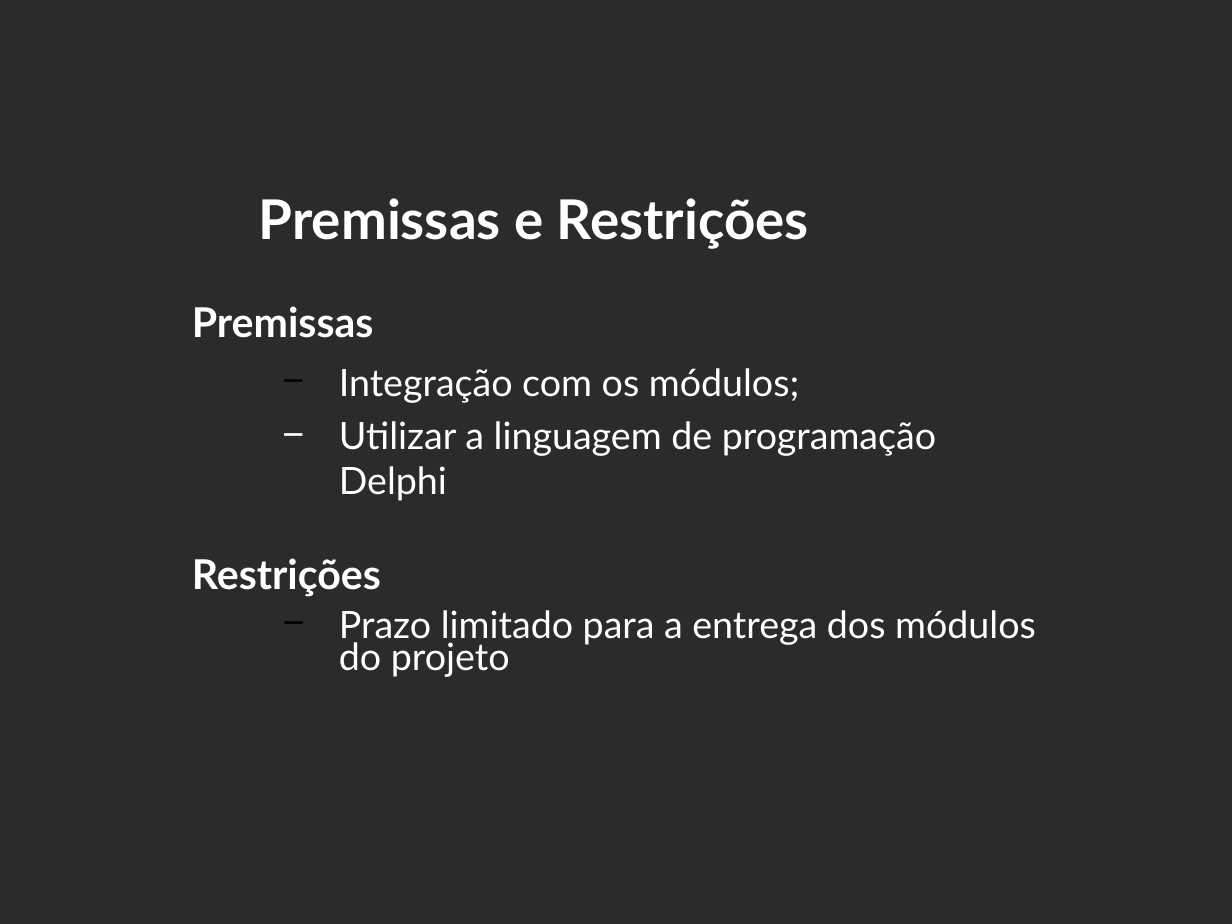
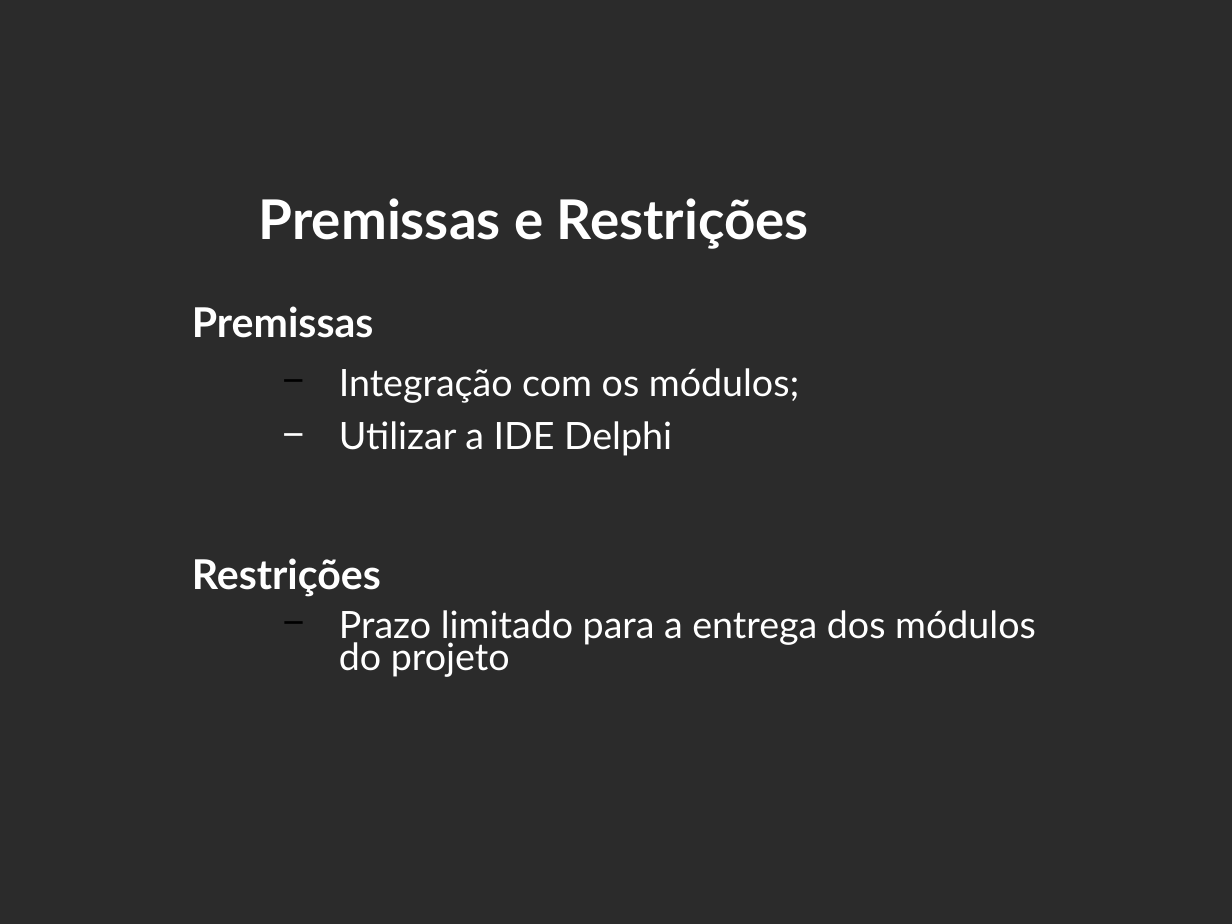
Before and after one commit to LuisEduardoER/projectrentcarpsa2002, a slide deck: slide 8 of @-RentCar/TAP/slideTAP.ppt. Drawn at 1232x924 pixels with LibreOffice and Linux fonts; fonts in the diff are those of the drawing; background and template pictures are left out; a plain dark background stands for a picture behind light text. Boxes give left, top, right and bottom in pixels: in the first picture for what was removed or moved away, otherwise in the second. Text is boxed around its words. In the diff, an @@ line names an element or a change of style, - is before the commit and + after.

```diff
--- a/@-RentCar/TAP/slideTAP.ppt
+++ b/@-RentCar/TAP/slideTAP.ppt
@@ text at <box>339,421,672,456</box>: text changed @@
-  − Utilizar a linguagem de programação Delphi
+  − Utilizar a IDE Delphi
```
Also in this commit, not shown: 6 other slides changed, 1 slide added, 56 other files.
